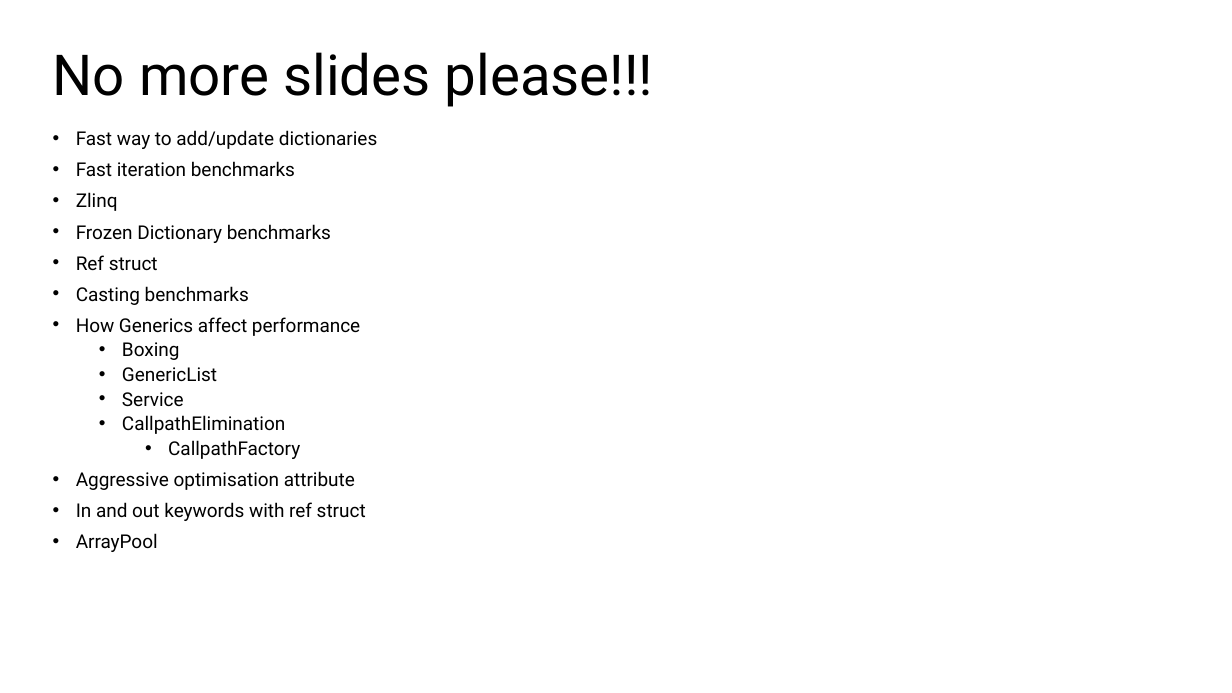
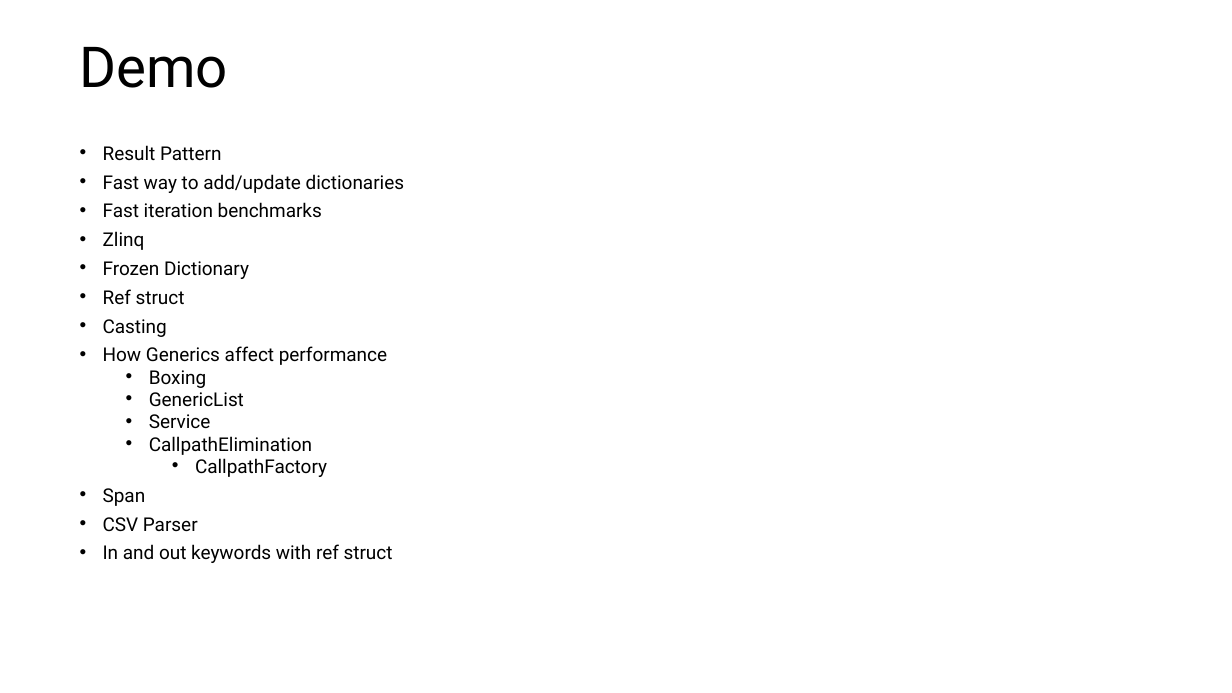
Before and after one commit to jeanhibbert/PerfDemo, a slide deck: slide 8 of PerfDemo.pptx (slide 9 before the commit). Drawn at 1232x693 pixels with LibreOffice and Linux fonts; fonts in the diff are those of the drawing. Boxes give left, top, right and bottom in pixels: in the first picture for what was removed or moved away, otherwise in the second. Text is boxed around its words. In the diff, an @@ line names an element or a change of style, - is before the commit and + after.

```diff
--- a/PerfDemo.pptx
+++ b/PerfDemo.pptx
@@ title removed at box(53, 52, 654, 107) @@
-No more slides please!!!
@@ title added at box(80, 47, 229, 88), 44 pt, text #000000 @@
+Demo
@@ text "Result Pattern": place and size @@
-text "Result Pattern" at box(76, 130, 377, 552)
+text "Result Pattern" at box(103, 145, 404, 563)
@@ text at box(103, 145, 221, 161): paragraph added @@
+• Result Pattern
@@ text at box(103, 174, 404, 563): line spacing 0.8 to 0.7 @@
@@ text at box(103, 261, 249, 279): text changed @@
-• Frozen Dictionary benchmarks
+• Frozen Dictionary
@@ text at box(103, 319, 167, 337): text changed @@
-• Casting benchmarks
+• Casting
@@ text at box(103, 488, 198, 532): text changed @@
-• Aggressive optimisation attribute
+• Span
+• CSV Parser
@@ text at box(76, 533, 158, 552): paragraph removed @@
-• ArrayPool
```
Also in this commit, not shown: 5 other slides changed, 1 slide added, 2 slides removed, 16 other files.
